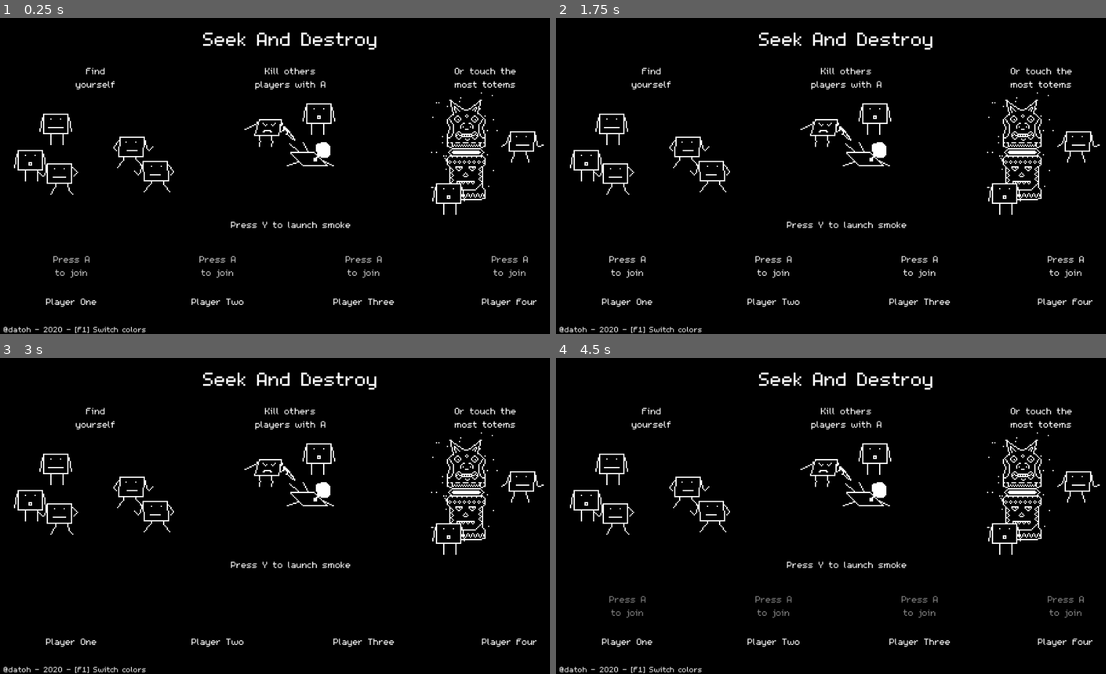
Above: before the commit, frames 1-4 (two rows, left to right).
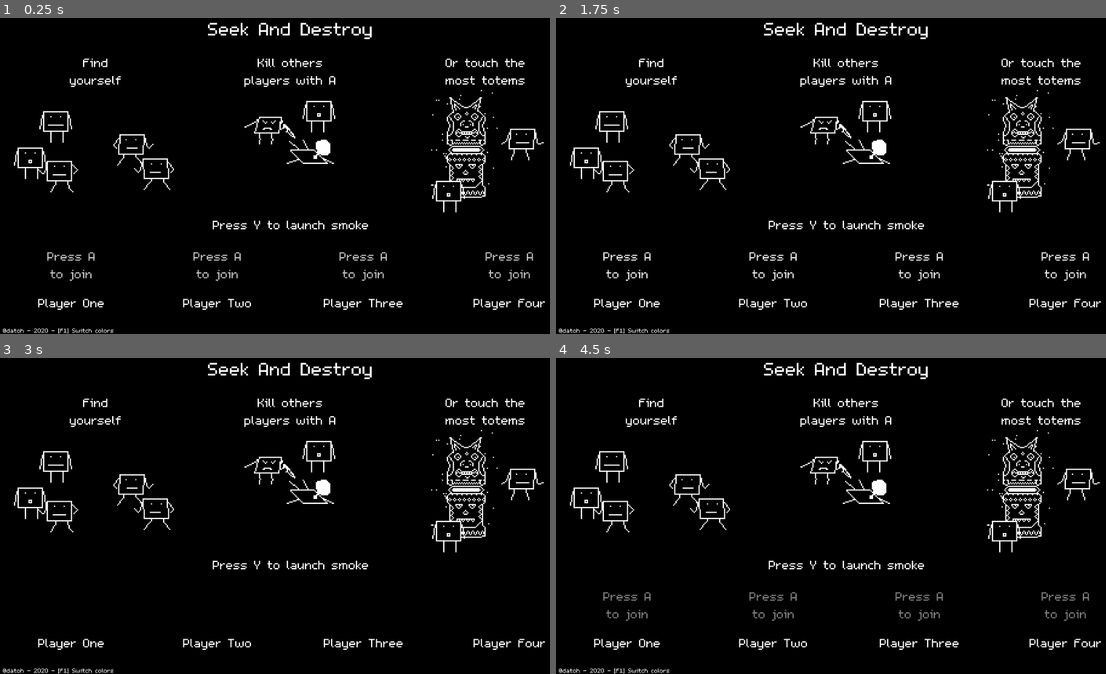
Above: after the commit, the same moments.

Repository: Datoh/Jamtharuu-202012
Game: Godot game, scene res://scenes/Lobby.tscn
Two runs of this game, one before a commit and one after it. Both use one fixed random seed, a clock stepped at 60 frames per second and the inputs below.
Inputs:
- Up to frame 1 (0.25 s): no input
- Up to frame 2 (1.75 s): tap Y at 0.5, 1.25 s; hold Right (ui_right) 0.53-1.28 s; hold Down (ui_down) from 1.28 s (still down)
- Up to frame 3 (3 s): tap Y at 2, 2.75 s; release Down (ui_down) at 2.03 s; hold Right (ui_right) 2.03-2.78 s; hold Up (ui_up) from 2.78 s (still down)
- Up to frame 4 (4.5 s): tap Y at 3.5, 4.25 s; release Up (ui_up) at 3.53 s; hold Left (ui_left) from 3.53 s (still down)

The runs differ from the first frame. In frame 1, 7.9% of the frame differs, in the area x 0-100%, y 1-100%; in frame 2, 7.9%; in frame 3, 7.0%; in frame 4, 7.9%.

Commit message:
[display] Fix pixel perfect on font

Diff:
--- a/assets/font48.tres
+++ b/assets/font48.tres
@@ -3,5 +3,5 @@
 [ext_resource path="res://assets/m5x7.ttf" type="DynamicFontData" id=1]
 
 [resource]
-size = 24
+size = 32
 font_data = ExtResource( 1 )
--- a/scenes/Level1.tscn
+++ b/scenes/Level1.tscn
@@ -107,10 +107,10 @@
 }
 
 [node name="Time" type="Label" parent="UI"]
-margin_left = 465.0
-margin_top = 484.0
-margin_right = 495.0
-margin_bottom = 503.0
+margin_left = 460.0
+margin_top = 470.0
+margin_right = 500.0
+margin_bottom = 496.0
 size_flags_horizontal = 4
 size_flags_vertical = 10
 custom_fonts/font = ExtResource( 5 )
@@ -121,7 +121,7 @@
 }
 
 [node name="Scores" type="GridContainer" parent="UI"]
-margin_top = 507.0
+margin_top = 500.0
 margin_right = 960.0
 margin_bottom = 526.0
 size_flags_horizontal = 3
@@ -132,15 +132,15 @@
 }
 
 [node name="Container1" type="HBoxContainer" parent="UI/Scores"]
-margin_left = 64.0
-margin_right = 172.0
-margin_bottom = 19.0
+margin_left = 48.0
+margin_right = 188.0
+margin_bottom = 26.0
 size_flags_horizontal = 6
 size_flags_vertical = 6
 
 [node name="Label" type="Label" parent="UI/Scores/Container1"]
-margin_right = 95.0
-margin_bottom = 19.0
+margin_right = 124.0
+margin_bottom = 26.0
 custom_fonts/font = ExtResource( 5 )
 custom_colors/font_color = Color( 0, 0, 0, 1 )
 text = "Player One: "
@@ -149,9 +149,9 @@
 }
 
 [node name="ScorePlayer1" type="Label" parent="UI/Scores/Container1"]
-margin_left = 99.0
-margin_right = 108.0
-margin_bottom = 19.0
+margin_left = 128.0
+margin_right = 140.0
+margin_bottom = 26.0
 custom_fonts/font = ExtResource( 5 )
 custom_colors/font_color = Color( 0, 0, 0, 1 )
 text = "0"
@@ -160,15 +160,15 @@
 }
 
 [node name="Container2" type="HBoxContainer" parent="UI/Scores"]
-margin_left = 304.0
-margin_right = 415.0
-margin_bottom = 19.0
+margin_left = 287.0
+margin_right = 431.0
+margin_bottom = 26.0
 size_flags_horizontal = 6
 size_flags_vertical = 6
 
 [node name="Label" type="Label" parent="UI/Scores/Container2"]
-margin_right = 98.0
-margin_bottom = 19.0
+margin_right = 128.0
+margin_bottom = 26.0
 custom_fonts/font = ExtResource( 5 )
 custom_colors/font_color = Color( 0, 0, 0, 1 )
 text = "Player Two: "
@@ -177,9 +177,9 @@
 }
 
 [node name="ScorePlayer2" type="Label" parent="UI/Scores/Container2"]
-margin_left = 102.0
-margin_right = 111.0
-margin_bottom = 19.0
+margin_left = 132.0
+margin_right = 144.0
+margin_bottom = 26.0
 custom_fonts/font = ExtResource( 5 )
 custom_colors/font_color = Color( 0, 0, 0, 1 )
 text = "0"
@@ -188,15 +188,15 @@
 }
 
 [node name="Container3" type="HBoxContainer" parent="UI/Scores"]
-margin_left = 538.0
-margin_right = 663.0
-margin_bottom = 19.0
+margin_left = 519.0
+margin_right = 681.0
+margin_bottom = 26.0
 size_flags_horizontal = 6
 size_flags_vertical = 6
 
 [node name="Label" type="Label" parent="UI/Scores/Container3"]
-margin_right = 112.0
-margin_bottom = 19.0
+margin_right = 146.0
+margin_bottom = 26.0
 custom_fonts/font = ExtResource( 5 )
 custom_colors/font_color = Color( 0, 0, 0, 1 )
 text = "Player Three: "
@@ -205,9 +205,9 @@
 }
 
 [node name="ScorePlayer3" type="Label" parent="UI/Scores/Container3"]
-margin_left = 116.0
-margin_right = 125.0
-margin_bottom = 19.0
+margin_left = 150.0
+margin_right = 162.0
+margin_bottom = 26.0
 custom_fonts/font = ExtResource( 5 )
 custom_colors/font_color = Color( 0, 0, 0, 1 )
 text = "0"
@@ -216,15 +216,15 @@
 }
 
 [node name="Container4" type="HBoxContainer" parent="UI/Scores"]
-margin_left = 783.0
-margin_right = 899.0
-margin_bottom = 19.0
+margin_left = 766.0
+margin_right = 916.0
+margin_bottom = 26.0
 size_flags_horizontal = 6
 size_flags_vertical = 6
 
 [node name="Label" type="Label" parent="UI/Scores/Container4"]
-margin_right = 103.0
-margin_bottom = 19.0
+margin_right = 134.0
+margin_bottom = 26.0
 custom_fonts/font = ExtResource( 5 )
 custom_colors/font_color = Color( 0, 0, 0, 1 )
 text = "Player Four: "
@@ -233,9 +233,9 @@
 }
 
 [node name="ScorePlayer4" type="Label" parent="UI/Scores/Container4"]
-margin_left = 107.0
-margin_right = 116.0
-margin_bottom = 19.0
+margin_left = 138.0
+margin_right = 150.0
+margin_bottom = 26.0
 custom_fonts/font = ExtResource( 5 )
 custom_colors/font_color = Color( 0, 0, 0, 1 )
 text = "0"
--- a/scenes/Lobby.tscn
+++ b/scenes/Lobby.tscn
@@ -10,11 +10,11 @@
 [ext_resource path="res://assets/shaders/color_invert.tres" type="Material" id=8]
 
 [sub_resource type="DynamicFont" id=1]
-size = 50
+size = 48
 font_data = ExtResource( 1 )
 
 [sub_resource type="DynamicFont" id=2]
-size = 24
+size = 32
 font_data = ExtResource( 1 )
 
 [sub_resource type="Animation" id=3]
@@ -86,11 +86,10 @@
 }
 
 [sub_resource type="DynamicFont" id=7]
-size = 20
 font_data = ExtResource( 1 )
 
 [sub_resource type="DynamicFont" id=8]
-size = 30
+size = 32
 font_data = ExtResource( 1 )
 
 [sub_resource type="Animation" id=9]
@@ -130,14 +129,14 @@
 
 [node name="MarginContainer2" type="MarginContainer" parent="VBoxContainer"]
 margin_right = 960.0
-margin_bottom = 91.0
-custom_constants/margin_top = 30
+margin_bottom = 73.0
+custom_constants/margin_top = 15
 custom_constants/margin_bottom = 20
 
 [node name="Title" type="Label" parent="VBoxContainer/MarginContainer2"]
-margin_top = 30.0
-margin_right = 960.0
-margin_bottom = 71.0
+margin_top = 15.0
+margin_right = 960.0
+margin_bottom = 53.0
 custom_fonts/font = SubResource( 1 )
 custom_colors/font_color = Color( 0, 0, 0, 1 )
 text = "Seek And Destroy"
@@ -147,23 +146,23 @@
 }
 
 [node name="VBoxContainer" type="VBoxContainer" parent="VBoxContainer"]
-margin_top = 95.0
-margin_right = 960.0
-margin_bottom = 345.0
+margin_top = 77.0
+margin_right = 960.0
+margin_bottom = 341.0
 
 [node name="TitleHowToPlay" type="HBoxContainer" parent="VBoxContainer/VBoxContainer"]
 margin_right = 960.0
-margin_bottom = 41.0
+margin_bottom = 55.0
 size_flags_horizontal = 3
 
 [node name="FindYourself" type="VBoxContainer" parent="VBoxContainer/VBoxContainer/TitleHowToPlay"]
 margin_right = 317.0
-margin_bottom = 41.0
+margin_bottom = 55.0
 size_flags_horizontal = 3
 
 [node name="Label" type="Label" parent="VBoxContainer/VBoxContainer/TitleHowToPlay/FindYourself"]
 margin_right = 317.0
-margin_bottom = 41.0
+margin_bottom = 55.0
 custom_fonts/font = ExtResource( 2 )
 custom_colors/font_color = Color( 0, 0, 0, 1 )
 text = "Find
@@ -176,12 +175,12 @@
 [node name="KillOthers" type="VBoxContainer" parent="VBoxContainer/VBoxContainer/TitleHowToPlay"]
 margin_left = 321.0
 margin_right = 638.0
-margin_bottom = 41.0
+margin_bottom = 55.0
 size_flags_horizontal = 3
 
 [node name="Label" type="Label" parent="VBoxContainer/VBoxContainer/TitleHowToPlay/KillOthers"]
 margin_right = 317.0
-margin_bottom = 41.0
+margin_bottom = 55.0
 custom_fonts/font = ExtResource( 2 )
 custom_colors/font_color = Color( 0, 0, 0, 1 )
 text = "Kill others
@@ -194,12 +193,12 @@
 [node name="TouchTotems" type="VBoxContainer" parent="VBoxContainer/VBoxContainer/TitleHowToPlay"]
 margin_left = 642.0
 margin_right = 960.0
-margin_bottom = 41.0
+margin_bottom = 55.0
 size_flags_horizontal = 3
 
 [node name="Label" type="Label" parent="VBoxContainer/VBoxContainer/TitleHowToPlay/TouchTotems"]
 margin_right = 318.0
-margin_bottom = 41.0
+margin_bottom = 55.0
 custom_fonts/font = ExtResource( 2 )
 custom_colors/font_color = Color( 0, 0, 0, 1 )
 text = "Or touch the
@@ -210,9 +209,9 @@
 }
 
 [node name="MarginContainer" type="MarginContainer" parent="VBoxContainer/VBoxContainer"]
-margin_top = 45.0
-margin_right = 960.0
-margin_bottom = 250.0
+margin_top = 59.0
+margin_right = 960.0
+margin_bottom = 264.0
 custom_constants/margin_top = 0
 
 [node name="ImageHowToPlay" type="HBoxContainer" parent="VBoxContainer/VBoxContainer/MarginContainer"]
@@ -261,15 +260,15 @@
 texture = ExtResource( 3 )
 
 [node name="MarginContainer" type="MarginContainer" parent="VBoxContainer"]
-margin_top = 349.0
-margin_right = 960.0
-margin_bottom = 378.0
+margin_top = 345.0
+margin_right = 960.0
+margin_bottom = 376.0
 custom_constants/margin_top = 0
-custom_constants/margin_bottom = 10
+custom_constants/margin_bottom = 5
 
 [node name="Smoke" type="Label" parent="VBoxContainer/MarginContainer"]
 margin_right = 960.0
-margin_bottom = 19.0
+margin_bottom = 26.0
 custom_fonts/font = SubResource( 2 )
 custom_colors/font_color = Color( 0, 0, 0, 1 )
 text = "Press Y to launch smoke"
@@ -279,9 +278,9 @@
 }
 
 [node name="Players" type="VBoxContainer" parent="VBoxContainer"]
-margin_top = 382.0
-margin_right = 960.0
-margin_bottom = 495.0
+margin_top = 380.0
+margin_right = 960.0
+margin_bottom = 500.0
 
 [node name="Group1" type="HBoxContainer" parent="VBoxContainer/Players"]
 margin_right = 960.0
@@ -304,9 +303,9 @@
 
 [node name="LabelPressButton1" type="Label" parent="VBoxContainer/Players/Group1/MarginContainer1"]
 modulate = Color( 0, 0, 0, 1 )
-margin_top = 24.0
+margin_top = 17.0
 margin_right = 237.0
-margin_bottom = 65.0
+margin_bottom = 72.0
 custom_fonts/font = ExtResource( 2 )
 custom_colors/font_color = Color( 0, 0, 0, 1 )
 text = "Press A
@@ -337,9 +336,9 @@
 
 [node name="LabelPressButton2" type="Label" parent="VBoxContainer/Players/Group1/MarginContainer2"]
 modulate = Color( 0, 0, 0, 0.0194195 )
-margin_top = 24.0
+margin_top = 17.0
 margin_right = 237.0
-margin_bottom = 65.0
+margin_bottom = 72.0
 custom_fonts/font = ExtResource( 2 )
 custom_colors/font_color = Color( 0, 0, 0, 1 )
 text = "Press A
@@ -370,9 +369,9 @@
 
 [node name="LabelPressButton3" type="Label" parent="VBoxContainer/Players/Group1/MarginContainer3"]
 modulate = Color( 0, 0, 0, 1 )
-margin_top = 24.0
+margin_top = 17.0
 margin_right = 237.0
-margin_bottom = 65.0
+margin_bottom = 72.0
 custom_fonts/font = ExtResource( 2 )
 custom_colors/font_color = Color( 0, 0, 0, 1 )
 text = "Press A
@@ -403,9 +402,9 @@
 
 [node name="LabelPressButton4" type="Label" parent="VBoxContainer/Players/Group1/MarginContainer4"]
 modulate = Color( 0, 0, 0, 0.0194195 )
-margin_top = 24.0
+margin_top = 17.0
 margin_right = 237.0
-margin_bottom = 65.0
+margin_bottom = 72.0
 custom_fonts/font = ExtResource( 2 )
 custom_colors/font_color = Color( 0, 0, 0, 1 )
 text = "Press A
@@ -422,13 +421,13 @@
 [node name="Group2" type="HBoxContainer" parent="VBoxContainer/Players"]
 margin_top = 94.0
 margin_right = 960.0
-margin_bottom = 113.0
+margin_bottom = 120.0
 size_flags_horizontal = 3
 
 [node name="LabelPlayer1" type="Label" parent="VBoxContainer/Players/Group2"]
 modulate = Color( 0, 0, 0, 1 )
 margin_right = 237.0
-margin_bottom = 19.0
+margin_bottom = 26.0
 size_flags_horizontal = 3
 custom_fonts/font = ExtResource( 2 )
 custom_colors/font_color = Color( 0, 0, 0, 1 )
@@ -442,7 +441,7 @@
 modulate = Color( 0, 0, 0, 1 )
 margin_left = 241.0
 margin_right = 478.0
-margin_bottom = 19.0
+margin_bottom = 26.0
 size_flags_horizontal = 3
 custom_fonts/font = ExtResource( 2 )
 custom_colors/font_color = Color( 0, 0, 0, 1 )
@@ -456,7 +455,7 @@
 modulate = Color( 0, 0, 0, 1 )
 margin_left = 482.0
 margin_right = 719.0
-margin_bottom = 19.0
+margin_bottom = 26.0
 size_flags_horizontal = 3
 custom_fonts/font = ExtResource( 2 )
 custom_colors/font_color = Color( 0, 0, 0, 1 )
@@ -470,7 +469,7 @@
 modulate = Color( 0, 0, 0, 1 )
 margin_left = 723.0
 margin_right = 960.0
-margin_bottom = 19.0
+margin_bottom = 26.0
 size_flags_horizontal = 3
 custom_fonts/font = ExtResource( 2 )
 custom_colors/font_color = Color( 0, 0, 0, 1 )
@@ -481,7 +480,7 @@
 }
 
 [node name="HBoxContainer" type="HBoxContainer" parent="VBoxContainer"]
-margin_top = 499.0
+margin_top = 504.0
 margin_right = 960.0
 margin_bottom = 540.0
 size_flags_horizontal = 3
@@ -490,7 +489,7 @@
 [node name="Copyright" type="Label" parent="VBoxContainer/HBoxContainer"]
 modulate = Color( 0.01838, 0.01838, 0.01838, 0.98162 )
 margin_right = 960.0
-margin_bottom = 41.0
+margin_bottom = 36.0
 size_flags_horizontal = 3
 size_flags_vertical = 3
 custom_fonts/font = SubResource( 7 )
@@ -502,7 +501,7 @@
 visible = false
 margin_left = 482.0
 margin_right = 960.0
-margin_bottom = 41.0
+margin_bottom = 36.0
 size_flags_horizontal = 3
 size_flags_vertical = 3
 custom_fonts/font = SubResource( 8 )
--- a/scenes/Score.tscn
+++ b/scenes/Score.tscn
@@ -5,11 +5,11 @@
 [ext_resource path="res://assets/shaders/color_invert.tres" type="Material" id=3]
 
 [sub_resource type="DynamicFont" id=1]
-size = 42
+size = 48
 font_data = ExtResource( 1 )
 
 [sub_resource type="DynamicFont" id=2]
-size = 36
+size = 32
 font_data = ExtResource( 1 )
 
 [sub_resource type="DynamicFont" id=3]
@@ -54,14 +54,14 @@
 
 [node name="MarginContainer" type="MarginContainer" parent="HBoxContainer"]
 margin_right = 960.0
-margin_bottom = 134.0
+margin_bottom = 138.0
 size_flags_horizontal = 3
 custom_constants/margin_top = 100
 
 [node name="Winner1" type="Label" parent="HBoxContainer/MarginContainer"]
 margin_top = 100.0
 margin_right = 960.0
-margin_bottom = 134.0
+margin_bottom = 138.0
 custom_fonts/font = SubResource( 1 )
 custom_colors/font_color = Color( 0, 0, 0, 1 )
 text = "Winner: Player One"
@@ -73,7 +73,7 @@
 [node name="Winner2" type="Label" parent="HBoxContainer/MarginContainer"]
 margin_top = 100.0
 margin_right = 960.0
-margin_bottom = 134.0
+margin_bottom = 138.0
 custom_fonts/font = SubResource( 1 )
 custom_colors/font_color = Color( 0, 0, 0, 1 )
 text = "Winner: Player Two"
@@ -85,7 +85,7 @@
 [node name="Winner3" type="Label" parent="HBoxContainer/MarginContainer"]
 margin_top = 100.0
 margin_right = 960.0
-margin_bottom = 134.0
+margin_bottom = 138.0
 custom_fonts/font = SubResource( 1 )
 custom_colors/font_color = Color( 0, 0, 0, 1 )
 text = "Winner: Player Three"
@@ -97,7 +97,7 @@
 [node name="Winner4" type="Label" parent="HBoxContainer/MarginContainer"]
 margin_top = 100.0
 margin_right = 960.0
-margin_bottom = 134.0
+margin_bottom = 138.0
 custom_fonts/font = SubResource( 1 )
 custom_colors/font_color = Color( 0, 0, 0, 1 )
 text = "Winner: Player Four"
@@ -109,7 +109,7 @@
 [node name="Draw" type="Label" parent="HBoxContainer/MarginContainer"]
 margin_top = 100.0
 margin_right = 960.0
-margin_bottom = 134.0
+margin_bottom = 138.0
 custom_fonts/font = SubResource( 1 )
 custom_colors/font_color = Color( 0, 0, 0, 1 )
 text = "Winner: Draw"
@@ -119,20 +119,20 @@
 }
 
 [node name="MarginContainer2" type="MarginContainer" parent="HBoxContainer"]
-margin_top = 138.0
-margin_right = 960.0
-margin_bottom = 426.0
+margin_top = 142.0
+margin_right = 960.0
+margin_bottom = 418.0
 custom_constants/margin_top = 100
 
 [node name="GridContainer" type="GridContainer" parent="HBoxContainer/MarginContainer2"]
 margin_top = 100.0
 margin_right = 960.0
-margin_bottom = 288.0
+margin_bottom = 276.0
 columns = 2
 
 [node name="MarginContainer1" type="MarginContainer" parent="HBoxContainer/MarginContainer2/GridContainer"]
-margin_right = 652.0
-margin_bottom = 44.0
+margin_right = 632.0
+margin_bottom = 41.0
 custom_constants/margin_right = 300
 custom_constants/margin_top = 15
 custom_constants/margin_left = 200
@@ -140,25 +140,25 @@
 [node name="Label1" type="Label" parent="HBoxContainer/MarginContainer2/GridContainer/MarginContainer1"]
 margin_left = 200.0
 margin_top = 15.0
-margin_right = 352.0
-margin_bottom = 44.0
+margin_right = 332.0
+margin_bottom = 41.0
 custom_fonts/font = SubResource( 2 )
 custom_colors/font_color = Color( 0, 0, 0, 1 )
 text = "Player One"
 
 [node name="Score1" type="Label" parent="HBoxContainer/MarginContainer2/GridContainer"]
-margin_left = 656.0
+margin_left = 636.0
 margin_top = 7.0
-margin_right = 698.0
-margin_bottom = 36.0
+margin_right = 672.0
+margin_bottom = 33.0
 custom_fonts/font = SubResource( 2 )
 custom_colors/font_color = Color( 0, 0, 0, 1 )
 text = "100"
 
 [node name="MarginContainer2" type="MarginContainer" parent="HBoxContainer/MarginContainer2/GridContainer"]
-margin_top = 48.0
-margin_right = 652.0
-margin_bottom = 92.0
+margin_top = 45.0
+margin_right = 632.0
+margin_bottom = 86.0
 custom_constants/margin_right = 300
 custom_constants/margin_top = 15
 custom_constants/margin_left = 200
@@ -166,25 +166,25 @@
 [node name="Label2" type="Label" parent="HBoxContainer/MarginContainer2/GridContainer/MarginContainer2"]
 margin_left = 200.0
 margin_top = 15.0
-margin_right = 352.0
-margin_bottom = 44.0
+margin_right = 332.0
+margin_bottom = 41.0
 custom_fonts/font = SubResource( 2 )
 custom_colors/font_color = Color( 0, 0, 0, 1 )
 text = "Player Two"
 
 [node name="Score2" type="Label" parent="HBoxContainer/MarginContainer2/GridContainer"]
-margin_left = 656.0
-margin_top = 55.0
-margin_right = 698.0
-margin_bottom = 84.0
+margin_left = 636.0
+margin_top = 52.0
+margin_right = 672.0
+margin_bottom = 78.0
 custom_fonts/font = SubResource( 2 )
 custom_colors/font_color = Color( 0, 0, 0, 1 )
 text = "100"
 
 [node name="MarginContainer3" type="MarginContainer" parent="HBoxContainer/MarginContainer2/GridContainer"]
-margin_top = 96.0
-margin_right = 652.0
-margin_bottom = 140.0
+margin_top = 90.0
+margin_right = 632.0
+margin_bottom = 131.0
 custom_constants/margin_right = 300
 custom_constants/margin_top = 15
 custom_constants/margin_left = 200
@@ -192,25 +192,25 @@
 [node name="Label3" type="Label" parent="HBoxContainer/MarginContainer2/GridContainer/MarginContainer3"]
 margin_left = 200.0
 margin_top = 15.0
-margin_right = 352.0
-margin_bottom = 44.0
+margin_right = 332.0
+margin_bottom = 41.0
 custom_fonts/font = SubResource( 2 )
 custom_colors/font_color = Color( 0, 0, 0, 1 )
 text = "Player Three"
 
 [node name="Score3" type="Label" parent="HBoxContainer/MarginContainer2/GridContainer"]
-margin_left = 656.0
-margin_top = 103.0
-margin_right = 698.0
-margin_bottom = 132.0
+margin_left = 636.0
+margin_top = 97.0
+margin_right = 672.0
+margin_bottom = 123.0
 custom_fonts/font = SubResource( 2 )
 custom_colors/font_color = Color( 0, 0, 0, 1 )
 text = "100"
 
 [node name="MarginContainer4" type="MarginContainer" parent="HBoxContainer/MarginContainer2/GridContainer"]
-margin_top = 144.0
-margin_right = 652.0
-margin_bottom = 188.0
+margin_top = 135.0
+margin_right = 632.0
+margin_bottom = 176.0
 custom_constants/margin_right = 300
 custom_constants/margin_top = 15
 custom_constants/margin_left = 200
@@ -218,24 +218,24 @@
 [node name="Label4" type="Label" parent="HBoxContainer/MarginContainer2/GridContainer/MarginContainer4"]
 margin_left = 200.0
 margin_top = 15.0
-margin_right = 352.0
-margin_bottom = 44.0
+margin_right = 332.0
+margin_bottom = 41.0
 custom_fonts/font = SubResource( 2 )
 custom_colors/font_color = Color( 0, 0, 0, 1 )
 text = "Player Four"
 
 [node name="Score4" type="Label" parent="HBoxContainer/MarginContainer2/GridContainer"]
-margin_left = 656.0
-margin_top = 151.0
-margin_right = 698.0
-margin_bottom = 180.0
+margin_left = 636.0
+margin_top = 142.0
+margin_right = 672.0
+margin_bottom = 168.0
 custom_fonts/font = SubResource( 2 )
 custom_colors/font_color = Color( 0, 0, 0, 1 )
 text = "100"
 
 [node name="Continue" type="Label" parent="HBoxContainer"]
 modulate = Color( 0, 0, 0, 1 )
-margin_top = 430.0
+margin_top = 422.0
 margin_right = 960.0
 margin_bottom = 540.0
 size_flags_horizontal = 3
Not shown: 2 places in assets/shaders/color_invert.tres that only renumber resources
